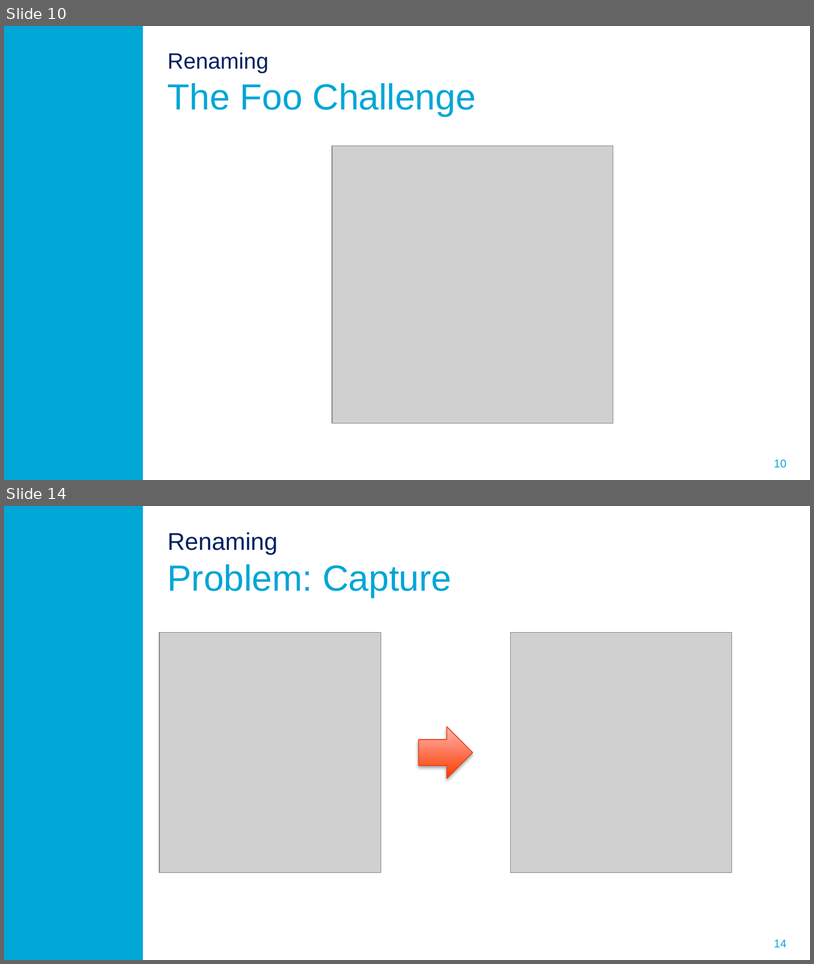
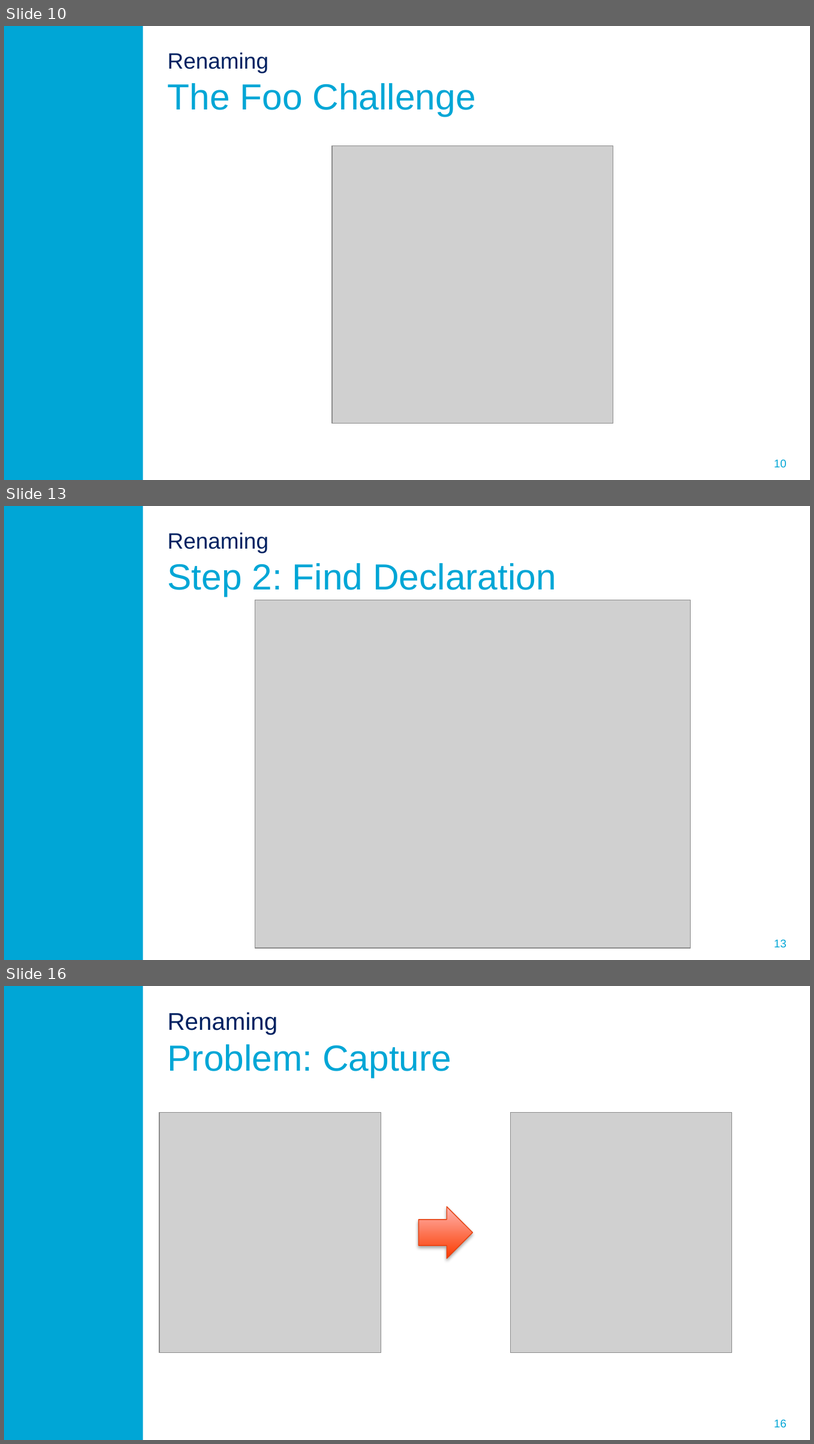
Before and after one commit to ProMisDev/metaborg-tiger, a slide deck: presentation/Misteli_Refactoring_in_Spoofax.pptx. Shown one above the other, each under a label of ours: slides 10 and 14 before the commit, slides 10, 13 and 16 after it; the slides between them are not shown. The pictures are 814x964 and 814x1444 pixels, drawn with LibreOffice and Linux fonts; fonts in the diff are those of the drawing; grey boxes stand for pictures; background and template pictures are left out. Boxes give left, top, right and bottom in pixels: in the first picture for what was removed or moved away, otherwise in the second. Text is boxed around its words. In the diff, an @@ line names an element or a change of style, - is before the commit and + after.

```diff
--- a/presentation/Misteli_Refactoring_in_Spoofax.pptx
+++ b/presentation/Misteli_Refactoring_in_Spoofax.pptx
@@ slide 13 added at bbox=[4, 506, 810, 960], background #FFFFFF; not listed: 2 template elements that a slide beside it also shows @@
@@ title added at bbox=[168, 532, 557, 596], 32.4 pt, text #00A6D6 @@
+Renaming
+Step 2: Find Declaration
@@ picture added at bbox=[255, 600, 690, 947] @@
@@ what was slide 14 is now slide 16 @@
@@ page number at bbox=[774, 1419, 787, 1428]: text changed @@
-14
+16
```
Also in this commit, not shown: 3 slides changed, 4 other slides added, 1 slide removed, 1 other file.
